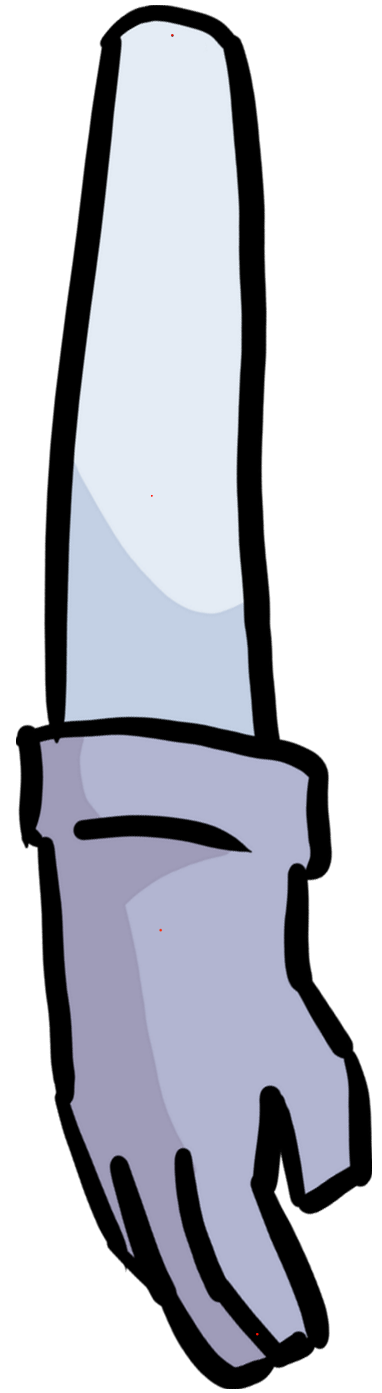
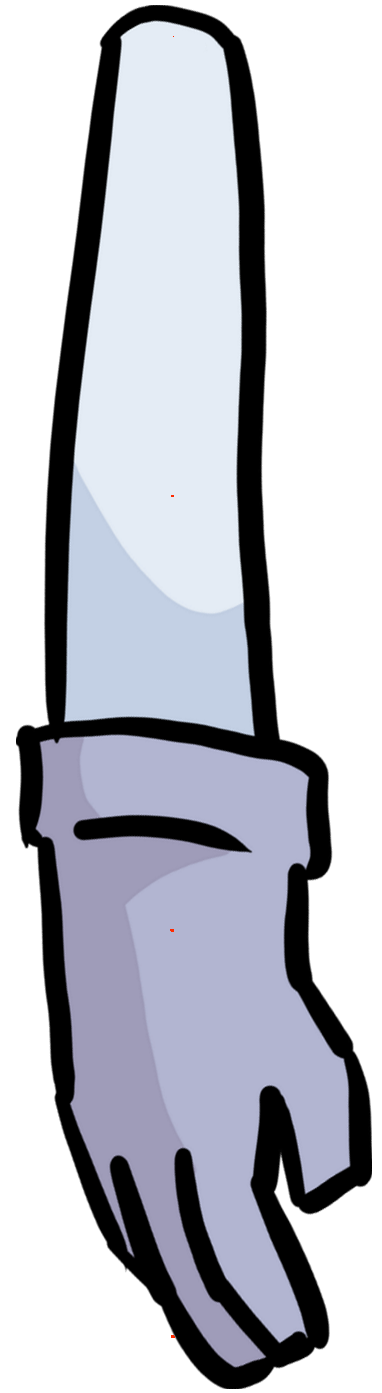
Revision of a layered 382px x 1393px image; what changed, layer by layer:
added layer "Layer 5" above "Layer 4" over [151, 34, 175, 1338]
hid "Layer 2" over [151, 34, 259, 1338]
